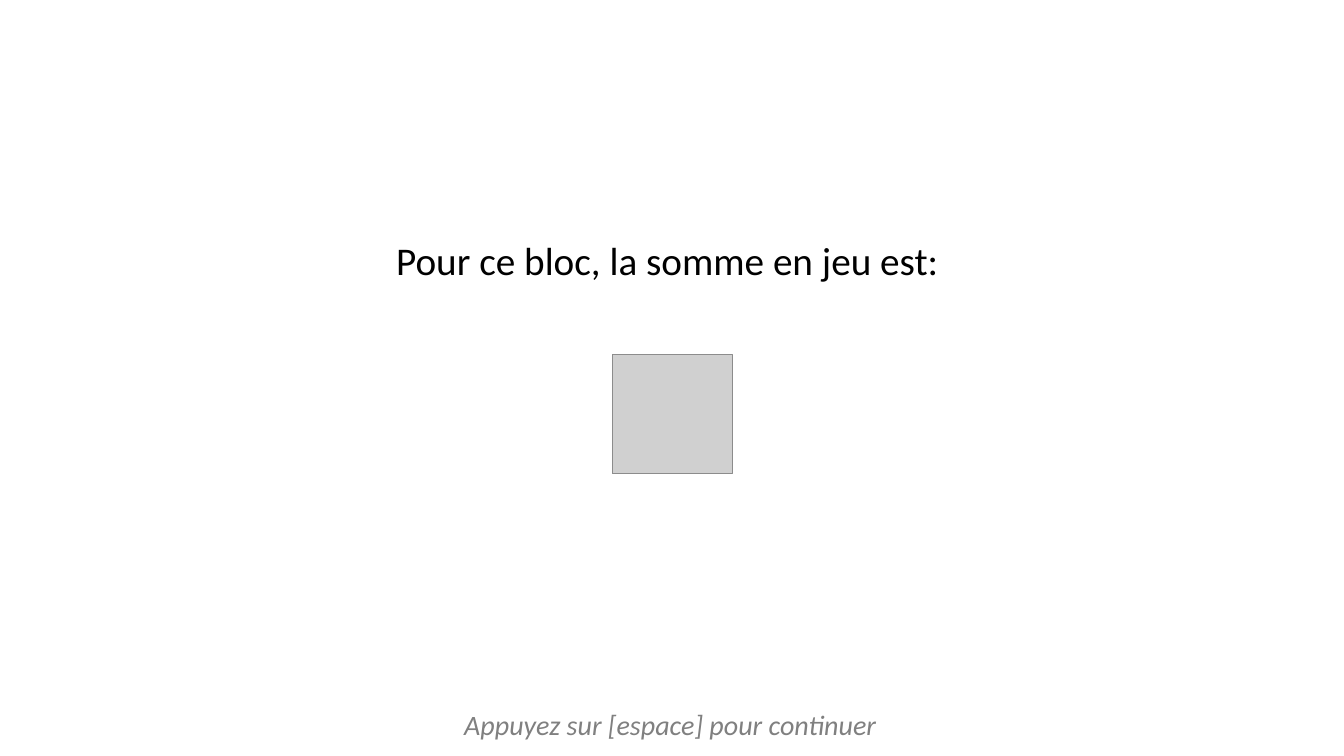
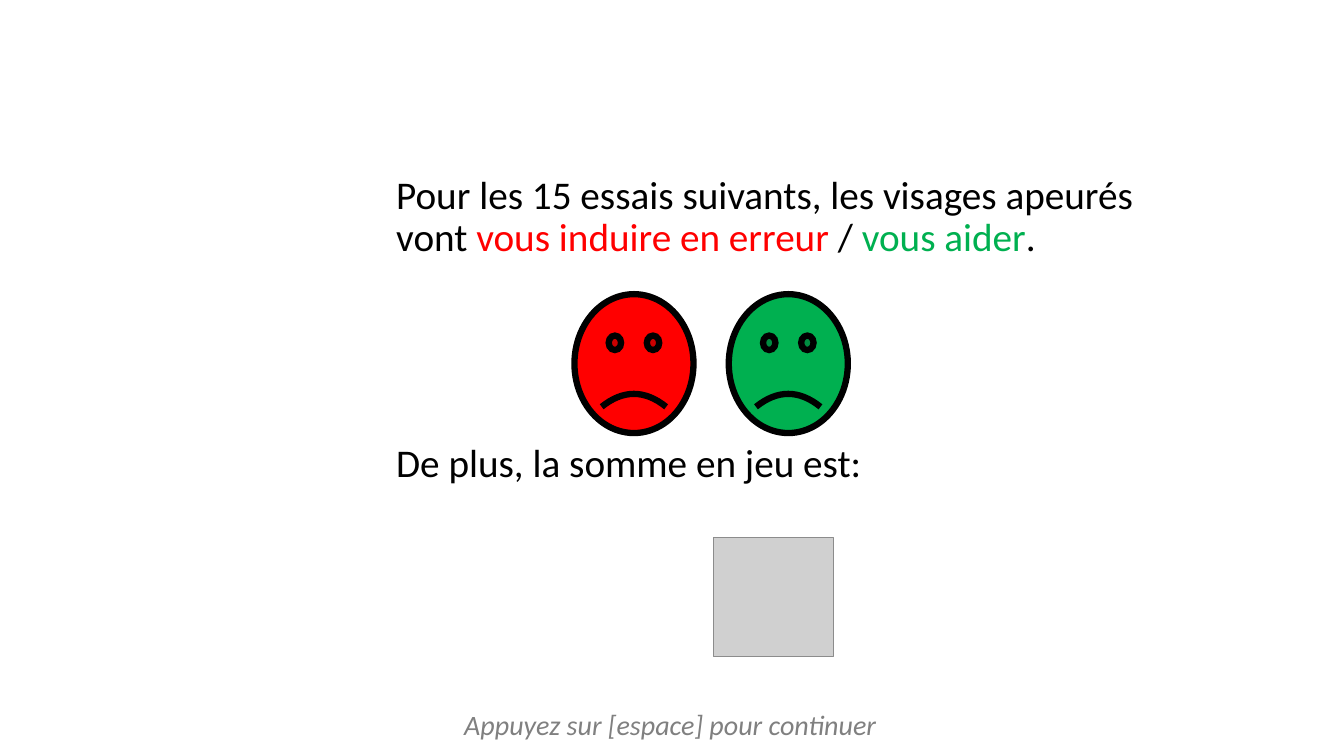
Before and after one commit to jusporrer/Emotion_regulation, a slide deck: slide 5 of instructions/instructionsDiapo.pptx. Drawn at 1344x756 pixels with LibreOffice and Linux fonts; fonts in the diff are those of the drawing; grey boxes stand for pictures. Boxes give left, top, right and bottom in pixels: in the first picture for what was removed or moved away, otherwise in the second. Text is boxed around its words. In the diff, an @@ line names an element or a change of style, - is before the commit and + after.

```diff
--- a/instructions/instructionsDiapo.pptx
+++ b/instructions/instructionsDiapo.pptx
@@ text at (396, 181, 1133, 484): text changed @@
-Pour ce bloc, la somme en jeu est:
+Pour les 15 essais suivants, les visages apeurés vont vous induire en erreur / vous aider.
+De plus, la somme en jeu est:
@@ smiley face added at (575, 294, 694, 434), fill #FF0000, outline #000000 4.5 pt @@
@@ smiley face added at (729, 294, 848, 434), fill #00B050, outline #000000 4.5 pt @@
@@ picture removed at (613, 355, 732, 474) @@
@@ picture: place and size @@
-picture at (613, 355, 733, 474)
+picture at (714, 537, 834, 656)
```
Also in this commit, not shown: 7 other slides changed, 3 other files.
